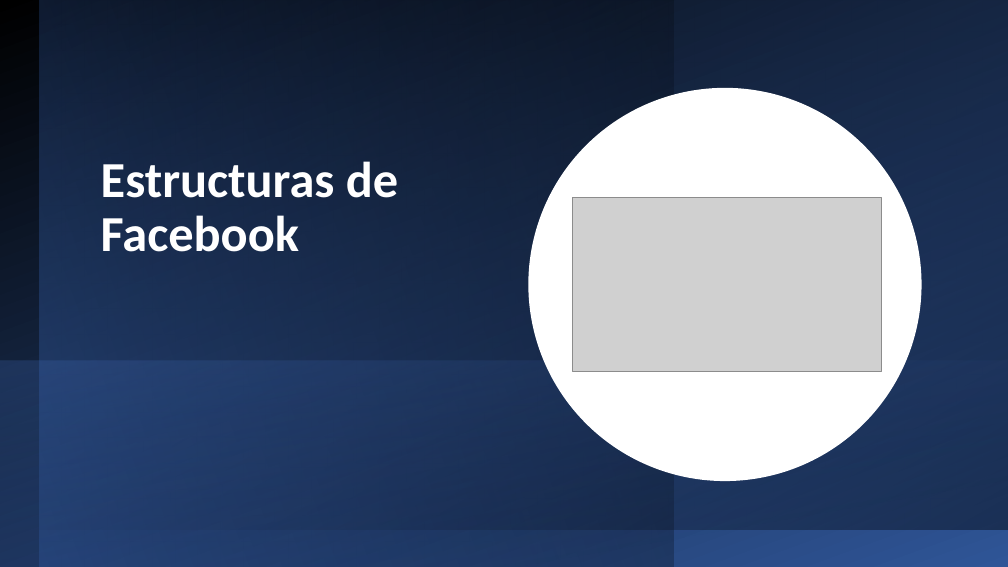
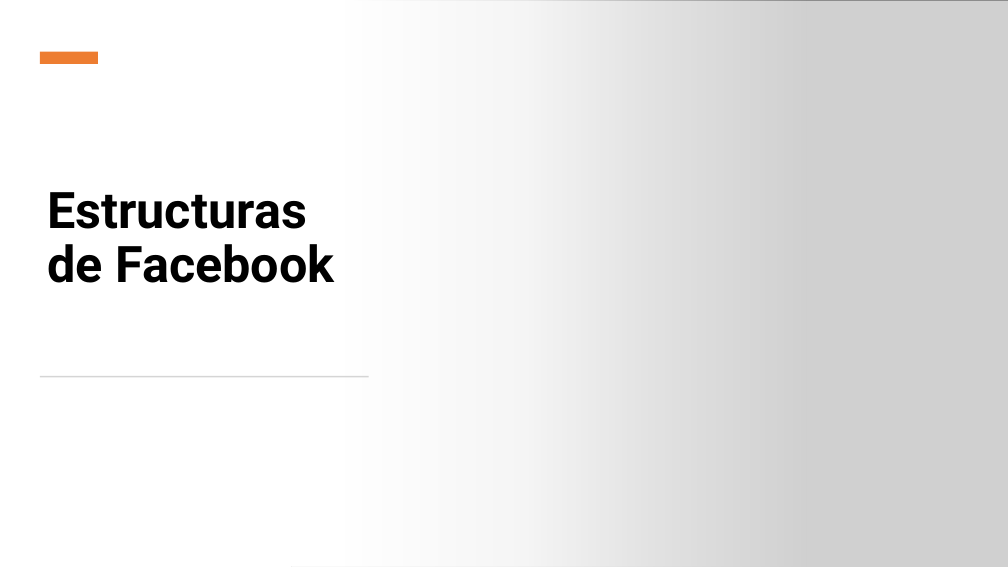
Before and after one commit to Erickhu-11/Proyecto2, a slide deck: slide 1 of Facebook.pptx. Drawn at 1008x567 pixels with LibreOffice and Linux fonts; fonts in the diff are those of the drawing; grey boxes stand for pictures. Boxes give left, top, right and bottom in pixels: in the first picture for what was removed or moved away, otherwise in the second. Text is boxed around its words. In the diff, an @@ line names an element or a change of style, - is before the commit and + after.

```diff
--- a/Facebook.pptx
+++ b/Facebook.pptx
@@ rectangle resized from (x1=40, y1=0, x2=674, y2=567) to (x1=0, y1=0, x2=807, y2=567) @@
@@ rectangle at (x1=0, y1=0, x2=807, y2=567): fill gradient #2F5597 to #000000 to gradient #FFFFFF; mirrored @@
@@ rectangle removed at (x1=0, y1=0, x2=1008, y2=567) @@
@@ rectangle removed at (x1=40, y1=0, x2=1008, y2=530) @@
@@ picture resized from (x1=572, y1=197, x2=882, y2=371) to (x1=291, y1=0, x2=1008, y2=567) @@
@@ rectangle added at (x1=40, y1=52, x2=98, y2=64), fill #ED7D31 @@
@@ ellipse removed at (x1=529, y1=88, x2=922, y2=481) @@
@@ title "Estructuras de Facebook" moved from (x1=101, y1=161, x2=398, y2=252) to (x1=47, y1=192, x2=334, y2=283) @@
@@ title "Estructuras de Facebook" at (x1=47, y1=192, x2=334, y2=283): font Calibri to Roboto, text colour #FFFFFF to #000000 @@
@@ rectangle removed at (x1=0, y1=360, x2=1008, y2=567) @@
@@ rectangle added at (x1=40, y1=376, x2=369, y2=377), fill #D5D5D5 @@
```
Also in this commit, not shown: 6 other slides changed, 2 slides added, 1 slide removed.
